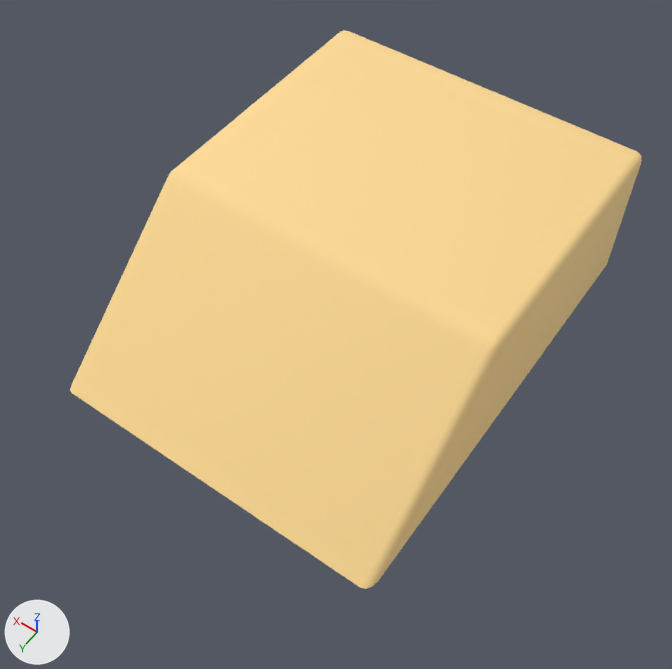
The Blender file public/assets/card-reader.blend as it was, and as the next commit left it.
Rendered twice from a camera (50 mm lens) standing at (-0.888, -0.3, 0.708) and looking at (-0.71, -0.549, 0.316). The lights are fixed; the arrows at lower left show +X, +Y and +Z.

Objects in the first picture: 'card-reader'.
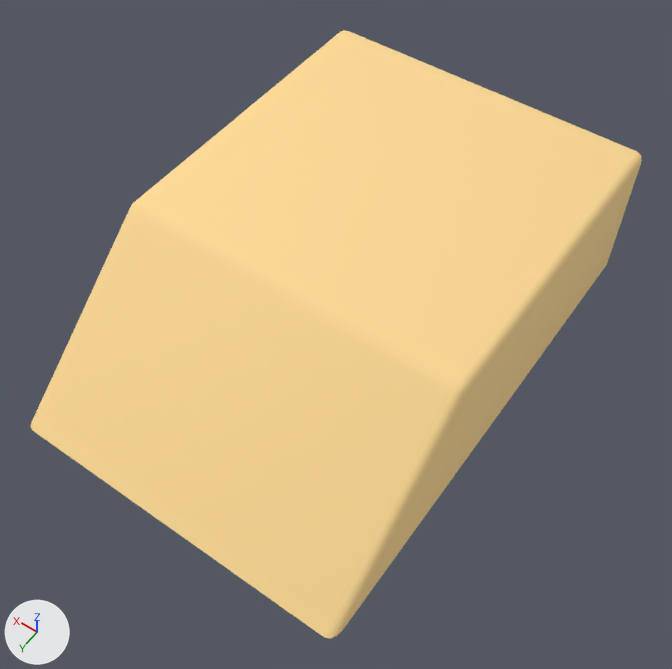
Edits to the bpy script that builds the scene:
```text
Change me_card_reader:
    where me_card_reader.from_pydata(...)  # 112 vertices, 97 faces; spans x -0.8..-0.6, y -0.715..-0.45, z 0.29..0.375
    used by ob_card_reader; location = (0.0, 0.0, 0.0)
    me_card_reader part 1: all 36 vertices in x -0.8..-0.6, y -0.555..-0.45, z 0.29..0.375 are moved by (0.0, 0.029, 0.0)
```

What differs and where, as boxes [x1, y1, x2, y2] in the pictures (672 x 669 px; the box of a moved part takes in the faces that stretch with it):
'card-reader', reshaped (7% wider, 9% taller): before [70, 30, 642, 589]; after [30, 30, 642, 639]
part 1 of me_card_reader, moved or reshaped: before [70, 170, 491, 589]; after [30, 170, 491, 639]
